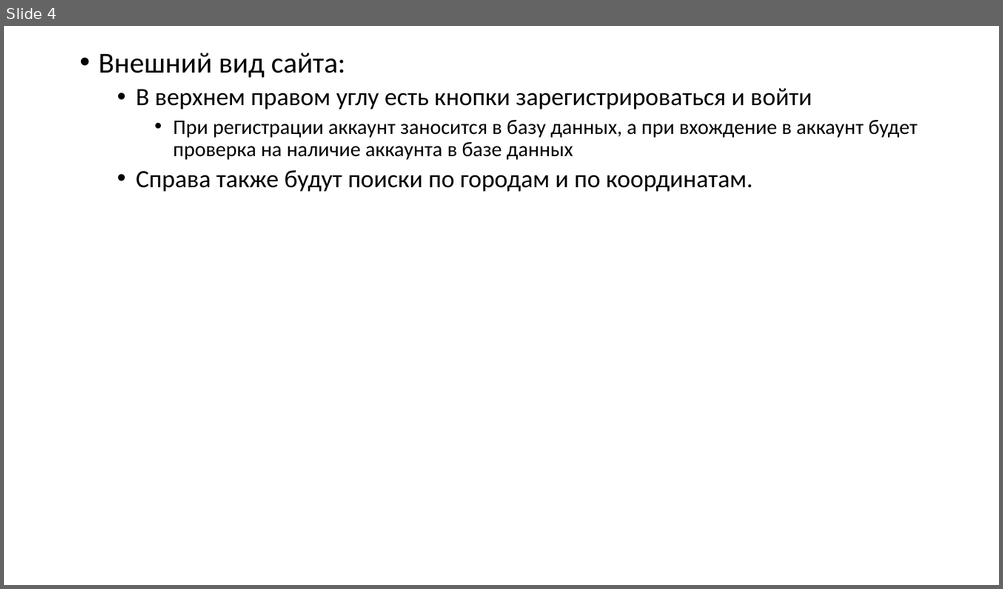
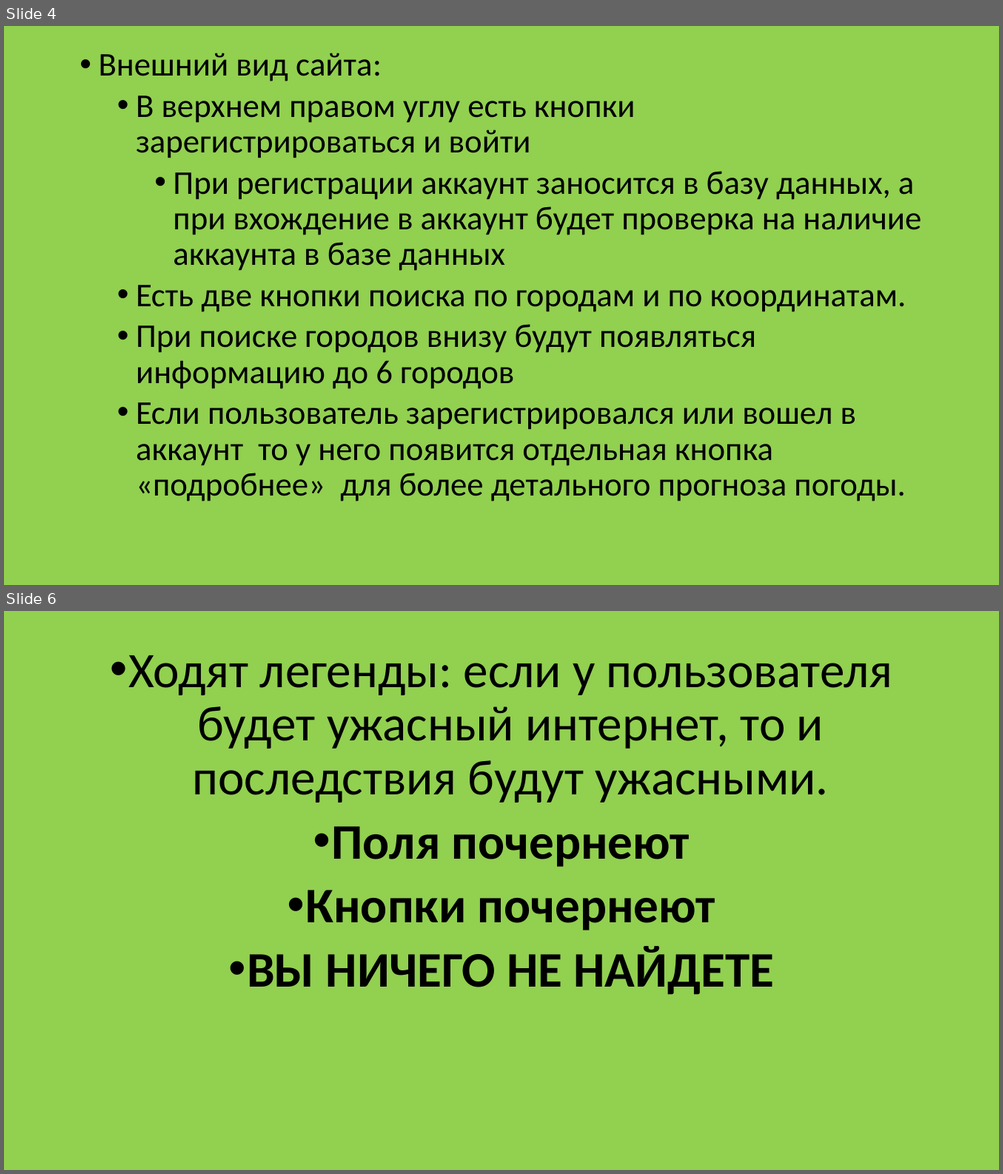
Before and after one commit to Danila-Mishchenko/Weather-graf, a slide deck: docx/Презентация Microsoft PowerPoint (2).pptx. Shown one above the other, each under a label of ours: slide 4 before the commit, slides 4 and 6 after it; the slides between them are not shown. The pictures are 1003x589 and 1003x1174 pixels, drawn with LibreOffice and Linux fonts; fonts in the diff are those of the drawing. Boxes give left, top, right and bottom in pixels: in the first picture for what was removed or moved away, otherwise in the second. Text is boxed around its words. In the diff, an @@ line names an element or a change of style, - is before the commit and + after.

```diff
--- a/docx/Презентация Microsoft PowerPoint (2).pptx
+++ b/docx/Презентация Microsoft PowerPoint (2).pptx
@@ slide 6 added at (4, 611, 999, 1170), background #92D050 @@
@@ text added at (128, 655, 893, 995), 48 pt, text #000000 @@
+• Ходят легенды: если у пользователя будет ужасный интернет, то и последствия будут ужасными.
+• Поля почернеют
+• Кнопки почернеют
+• ВЫ НИЧЕГО НЕ НАЙДЕТЕ
@@ slide 4 changed as well @@
@@ background #FFFFFF to #92D050 @@
@@ text at (99, 53, 921, 271): size 28 to 32 pt in "Внешний вид сайта:"; size 24 to 32 pt in "В верхнем правом углу есть кнопки зарегистрироваться ..."; size 20 to 32 pt in "При регистрации аккаунт заносится в базу данных, ..." @@
@@ text at (136, 285, 906, 502): text changed; size 24 to 32 pt @@
-  • Справа также будут поиски по городам и по координатам.
+  • Есть две кнопки поиска по городам и по координатам.
+  • При поиске городов внизу будут появляться информацию до 6 городов
+  • Если пользователь зарегистрировался или вошел в аккаунт то у него появится отдельная кнопка «подробнее» для более детального прогноза погоды.
```
Also in this commit, not shown: 3 other slides changed, 2 other slides added, 21 other files.
